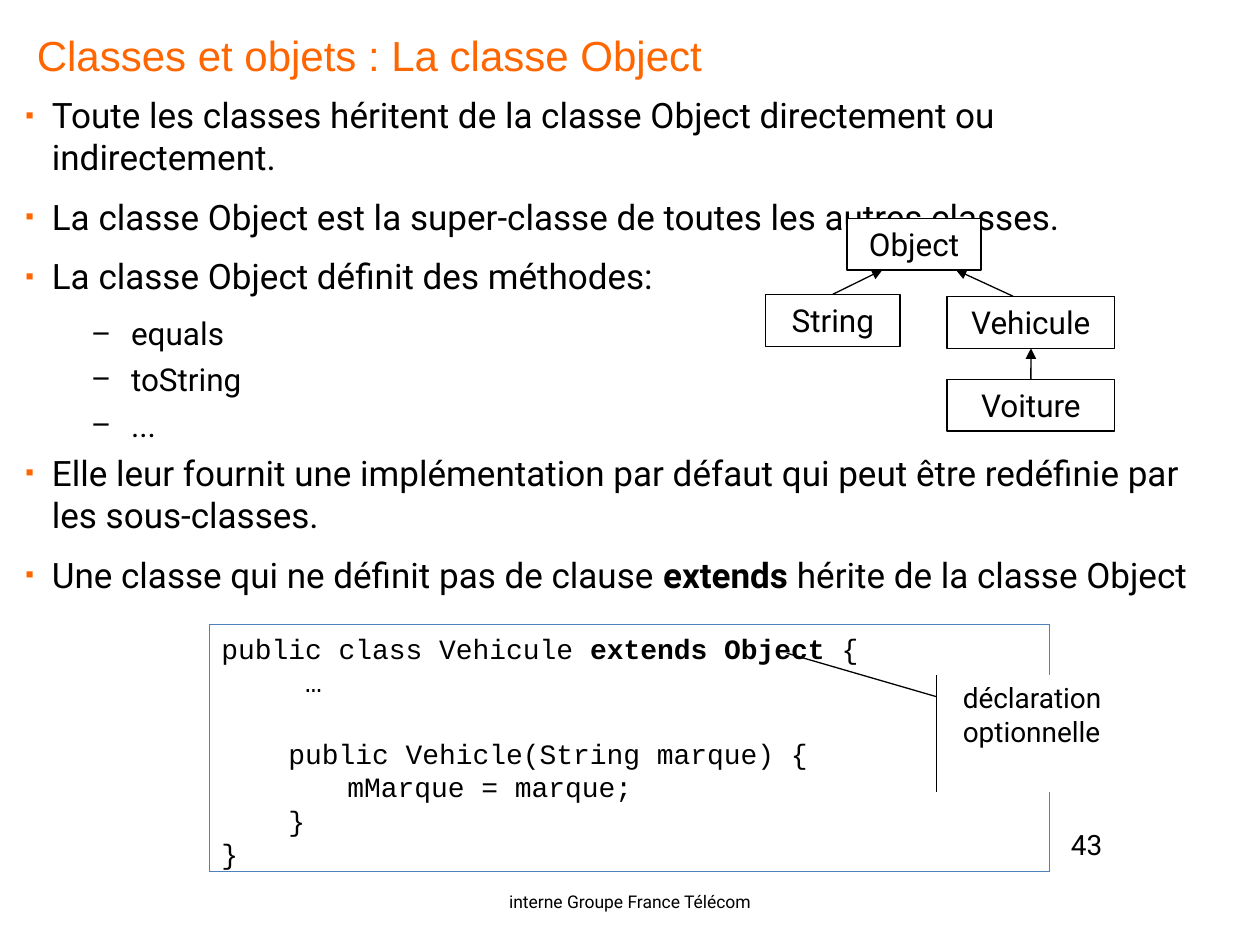
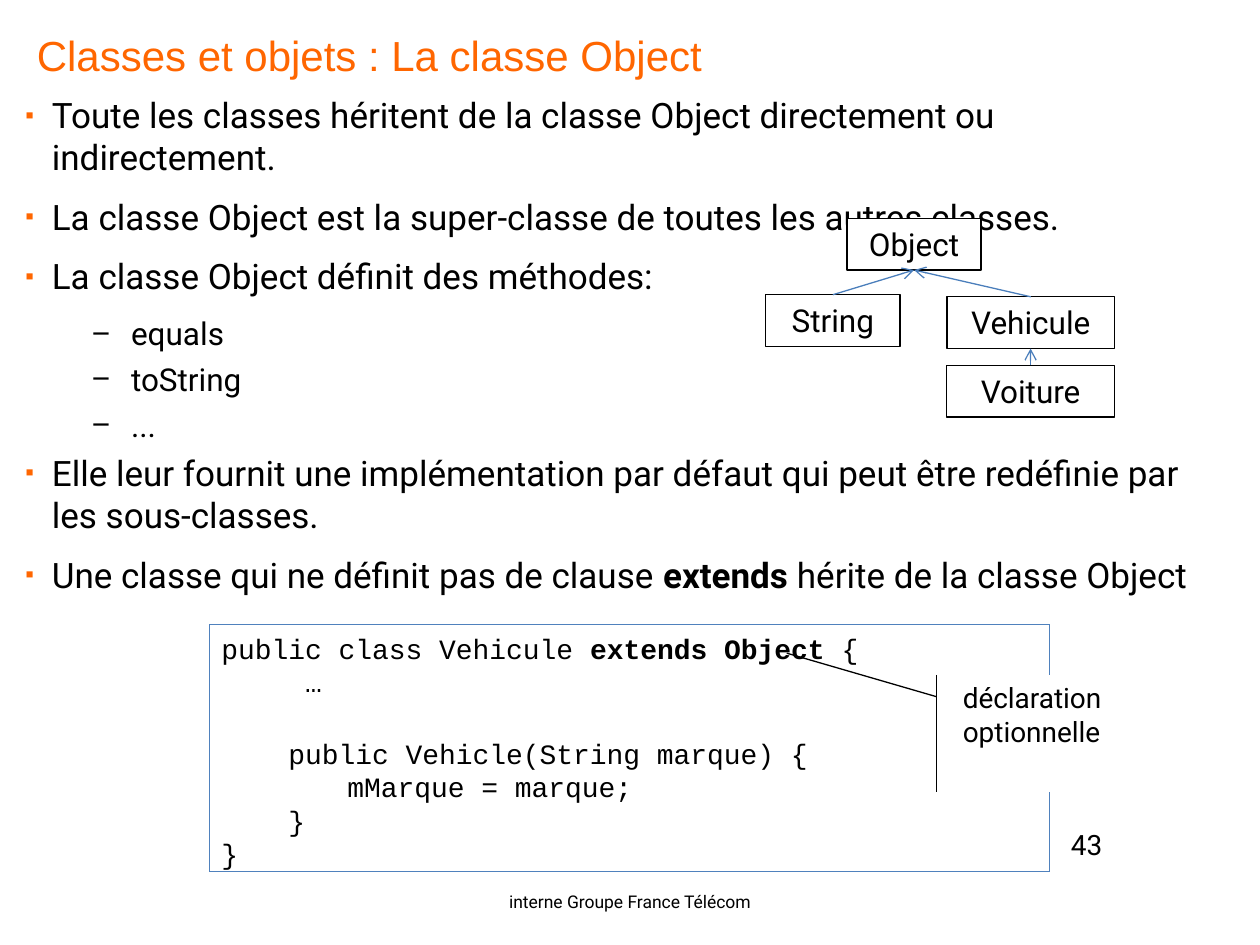
Before and after one commit to yplo6403/formationjava, a slide deck: slide 43 of doc/Java-OL1.pptx. Drawn at 1260x945 pixels with LibreOffice and Linux fonts; fonts in the diff are those of the drawing; background and template pictures are left out. Boxes give left, top, right and bottom in pixels: in the first picture for what was removed or moved away, otherwise in the second. Text is boxed around its words. In the diff, an @@ line names an element or a change of style, - is before the commit and + after.

```diff
--- a/doc/Java-OL1.pptx
+++ b/doc/Java-OL1.pptx
@@ freeform shape removed at bbox=[833, 270, 882, 294] @@
@@ arrow added from (833, 295) to (914, 270), #4B7EBC 0.75 pt @@
@@ arrow added from (1031, 297) to (914, 270), #4B7EBC 0.75 pt @@
@@ freeform shape removed at bbox=[956, 270, 1013, 296] @@
@@ freeform shape removed at bbox=[1031, 348, 1031, 378] @@
@@ arrow added from (1031, 365) to (1031, 349), #4B7EBC 0.75 pt @@
@@ rectangle "Voiture": place and size @@
-rectangle "Voiture" at bbox=[948, 379, 1115, 431]
+rectangle "Voiture" at bbox=[946, 365, 1114, 417]
```
Also in this commit, not shown: 25 other slides changed, 1 slide added, 1 other file.
